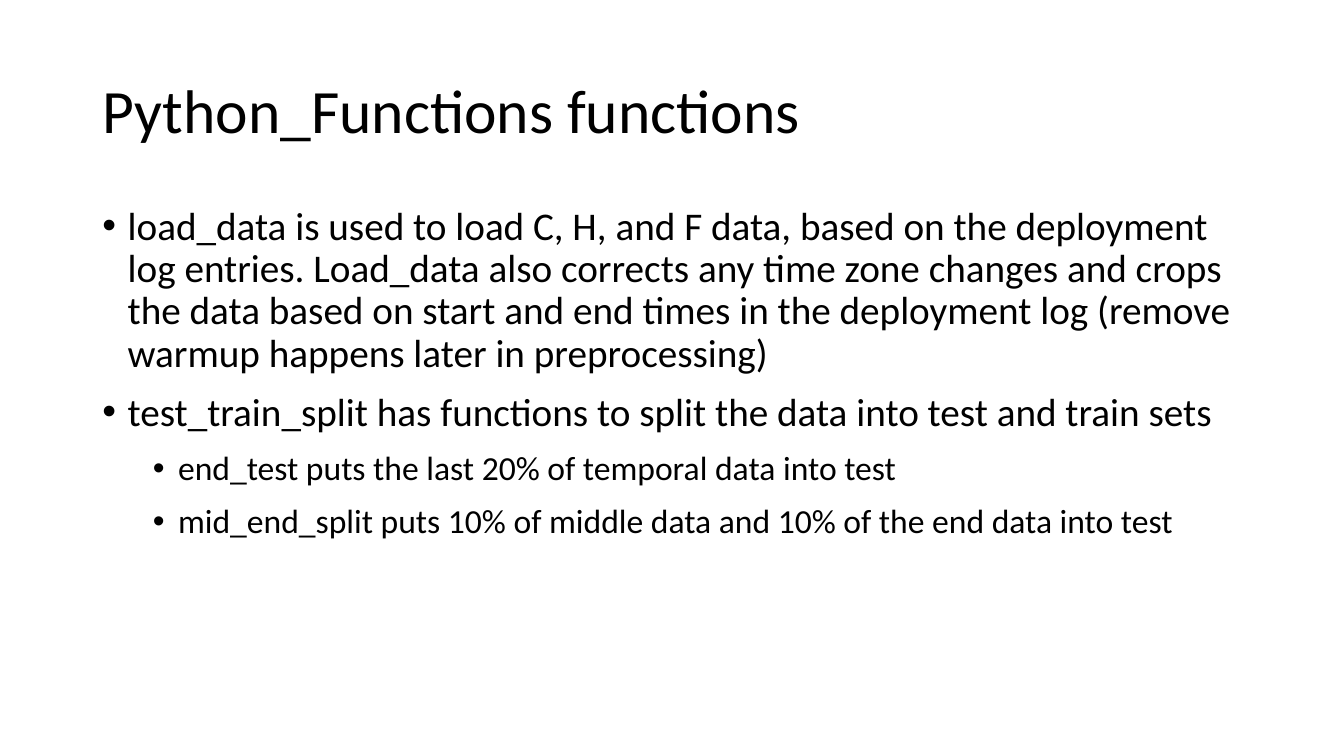
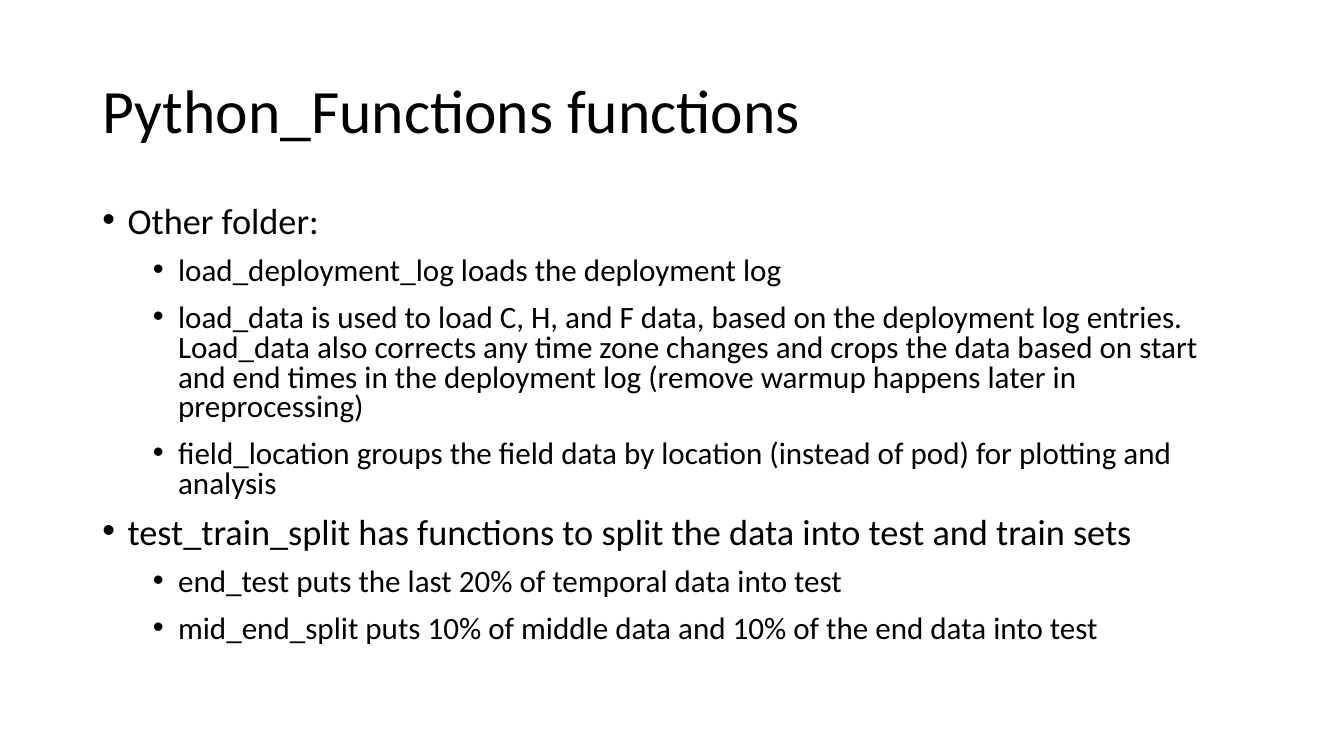
Before and after one commit to cafr1977/MPC_python, a slide deck: slide 22 of Python MPC.pptx (slide 15 before the commit). Drawn at 1344x756 pixels with LibreOffice and Linux fonts; fonts in the diff are those of the drawing. Boxes give left, top, right and bottom in pixels: in the first picture for what was removed or moved away, otherwise in the second. Text is boxed around its words. In the diff, an @@ line names an element or a change of style, - is before the commit and + after.

```diff
--- a/Python MPC.pptx
+++ b/Python MPC.pptx
@@ text at <box>128,208,781,287</box>: paragraphs added @@
+• Other folder:
+  • load_deployment_log loads the deployment log
@@ text at <box>128,306,1197,644</box>: size 28 to 22.2 pt in "load_data is used to load C, H, ..."; size 28 to 25.9 pt in "test_train_split has functions to split the data ..."; size 24 to 22.2 pt in "end_test puts the last 20% of temporal ...", "mid_end_split puts 10% of middle data and ..."; list level 1 to 2 in "load_data is used to load ..."; line spacing 0.9 to 0.8 @@
@@ text at <box>178,441,1171,499</box>: paragraph added @@
+  • field_location groups the field data by location (instead of pod) for plotting and analysis
```
Also in this commit, not shown: 7 other slides changed, 7 slides added, 3 other files.
